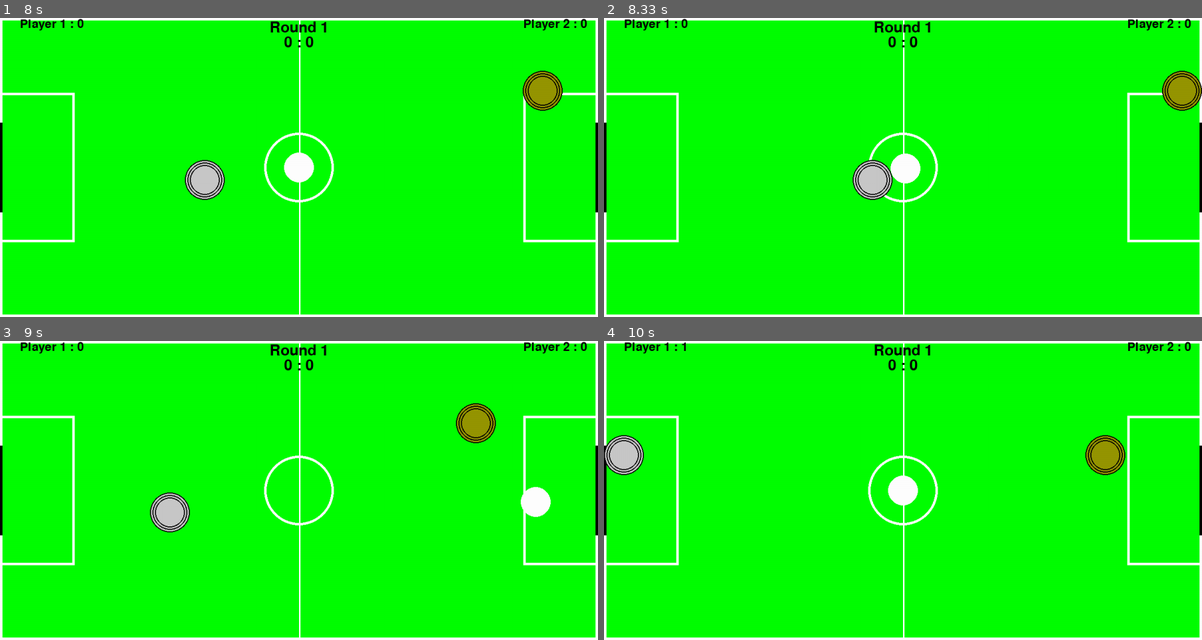
Above: before the commit, frames 1-4 (two rows, left to right).
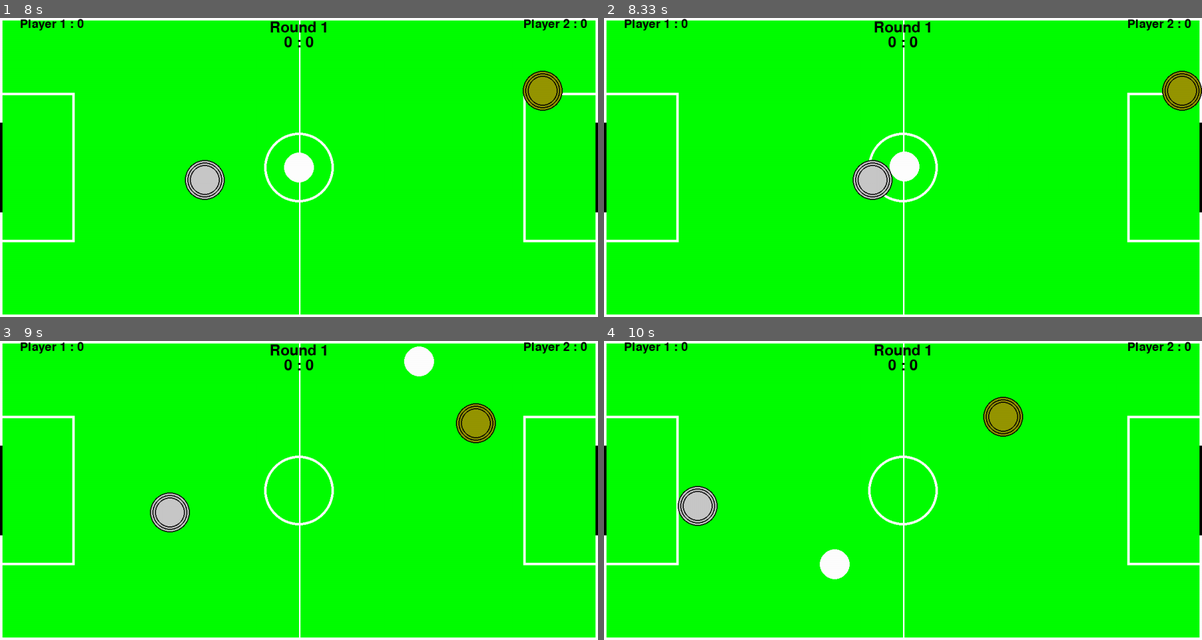
Above: after the commit, the same moments.

Repository: hentt30/game-ces22
Game: pygame game, started from main.py
The game is run twice, just before and just after one commit, with the same random seed, the same clock (stepped at 60 frames per second) and the same inputs.
Inputs:
- Up to frame 1 (8 s): hold Up 0.33-0.8 s; hold Right 0.83-1.47 s; hold D 0.83-1.47 s; hold Down 1.5-1.87 s; hold S 1.5-1.87 s; hold Left 1.9-2.37 s; hold A 1.9-2.37 s; hold Right 2.4-2.87 s; hold D 2.4-2.87 s; hold Up 2.9-3.2 s; hold W 2.9-3.2 s; hold Right 3.23-3.7 s; hold D 3.23-3.7 s; hold Left 3.73-4.27 s; hold A 3.73-4.27 s; hold Down 4.3-4.6 s; hold S 4.3-4.6 s; hold Left 4.63-5.03 s; hold A 4.63-5.03 s; hold Up 5.07-5.43 s; hold W 5.07-5.43 s; hold Right 5.47-6.1 s; hold D 5.47-6.1 s; hold Down 6.13-6.5 s; hold S 6.13-6.5 s; hold Left 6.53-7 s; hold A 6.53-7 s; hold Right 7.03-7.5 s; hold D 7.03-7.5 s; hold Up 7.53-7.83 s; hold W 7.53-7.83 s; hold Right from 7.87 s (still down); hold D from 7.87 s (still down)
- Up to frame 2 (8.33 s): keep holding Right; keep holding D
- Up to frame 3 (9 s): release Right at 8.33 s; release D at 8.33 s; hold Left 8.37-8.9 s; hold A 8.37-8.9 s; hold Down from 8.93 s (still down); hold S from 8.93 s (still down)
- Up to frame 4 (10 s): release Down at 9.23 s; release S at 9.23 s; hold Left 9.27-9.67 s; hold A 9.27-9.67 s; hold Up from 9.7 s (still down); hold W from 9.7 s (still down)

Frame 1 is identical in both runs. In frame 2, 0.1% of the frame differs, in the area x 47-53%, y 44-56%; in frame 3, 0.8%; in frame 4, 3.7%, in the area x 0-88%, y 0-80%.

Commit message:
Fixed kickstart bug

Diff:
--- a/game/model/puck.py
+++ b/game/model/puck.py
@@ -83,28 +83,39 @@
                 self.angle = -self.angle
 
     def paddle_collision(self, paddle) -> None:
-
-        self.speed = PUCK_SPEED*(self.radius + paddle.radius)/(dist(self.get_pos(), paddle.get_pos()))
         px = paddle.get_pos()[0]
         py = paddle.get_pos()[1]
-        if self.x == px:
-            self.angle = -self.angle
-        elif self.x > px:
+        if(self.speed == 0):
             betha = atan((self.y - py)/(self.x - px))
             if betha == 0:
-                self.angle = pi - self.angle
+                if self.x < px:
+                    self.angle = pi
+                else:
+                    self.angle = 0
             elif betha > 0:
-                self.angle = -self.angle + 2*betha - pi
+                self.angle = -pi + betha
             else:
-                self.angle = -self.angle + 2*betha + pi
+                self.angle = pi + betha
         else:
-            betha = -atan((self.y - py)/(self.x - px))
-            if betha == 0:
-                self.angle = pi - self.angle
-            elif betha > 0:
-                self.angle = -self.angle - 2*betha + pi
+            if self.x == px:
+                self.angle = -self.angle
+            elif self.x > px:
+                betha = atan((self.y - py)/(self.x - px))
+                if betha == 0:
+                    self.angle = pi - self.angle
+                elif betha > 0:
+                    self.angle = -self.angle + 2*betha - pi
+                else:
+                    self.angle = -self.angle + 2*betha + pi
             else:
-                self.angle = -self.angle - 2*betha - pi
+                betha = -atan((self.y - py)/(self.x - px))
+                if betha == 0:
+                    self.angle = pi - self.angle
+                elif betha > 0:
+                    self.angle = -self.angle - 2*betha + pi
+                else:
+                    self.angle = -self.angle - 2*betha - pi
+        self.speed = PUCK_SPEED*(self.radius + paddle.radius)/(dist(self.get_pos(), paddle.get_pos()))
 
     def update(self, left_paddle, rigth_paddle) -> None:
 
